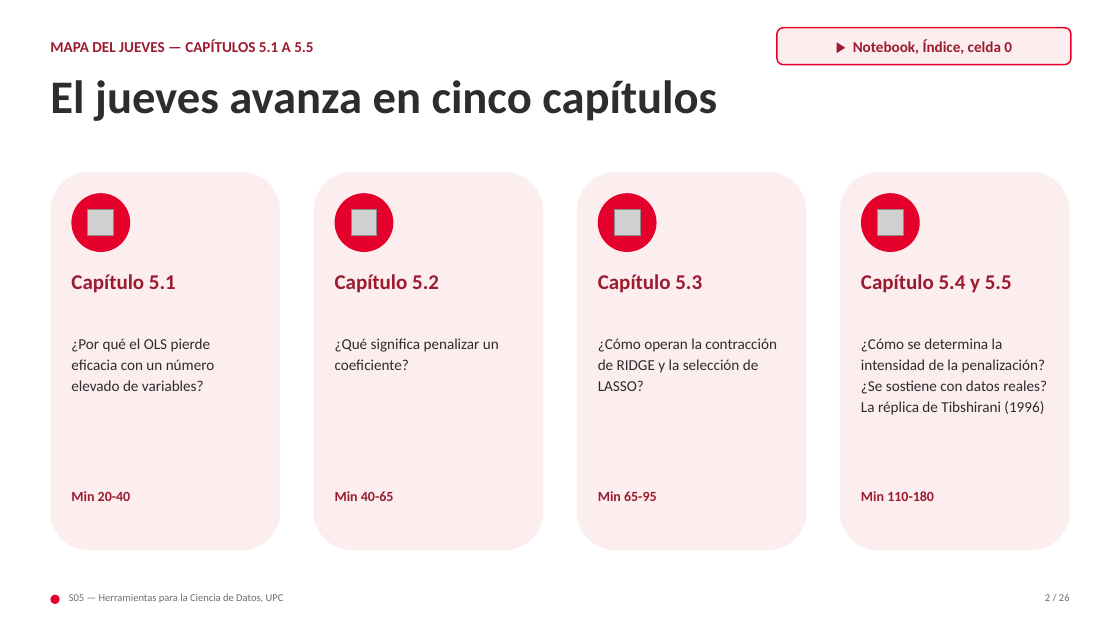
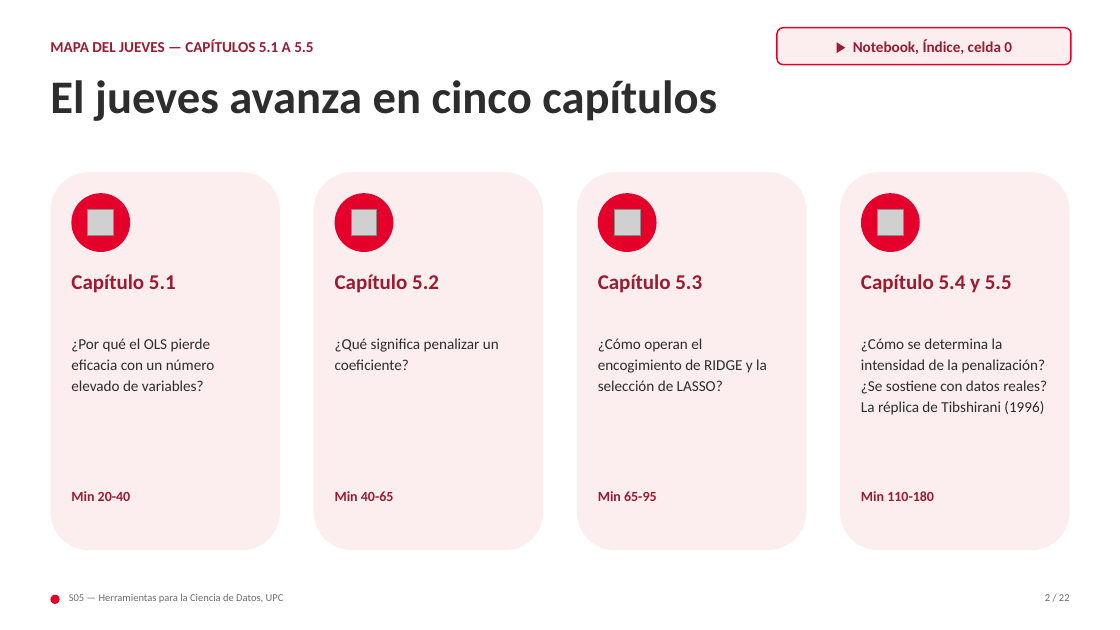
Before and after one commit to jonatanfigueroagil-creator/herramientas-ciencia-datos-alumnos, a slide deck: slide 2 of pregrado/s05/presentacion/S05A.pptx. Drawn at 1120x630 pixels with LibreOffice and Linux fonts; fonts in the diff are those of the drawing; grey boxes stand for pictures. Boxes give left, top, right and bottom in pixels: in the first picture for what was removed or moved away, otherwise in the second. Text is boxed around its words. In the diff, an @@ line names an element or a change of style, - is before the commit and + after.

```diff
--- a/pregrado/s05/presentacion/S05A.pptx
+++ b/pregrado/s05/presentacion/S05A.pptx
@@ text at (598, 338, 767, 391): text changed @@
-¿Cómo operan la contracción de RIDGE y la selección de LASSO?
+¿Cómo operan el encogimiento de RIDGE y la selección de LASSO?
```
Also in this commit, not shown: 16 other slides changed, 2 slides added, 6 slides removed, 23 other files.
